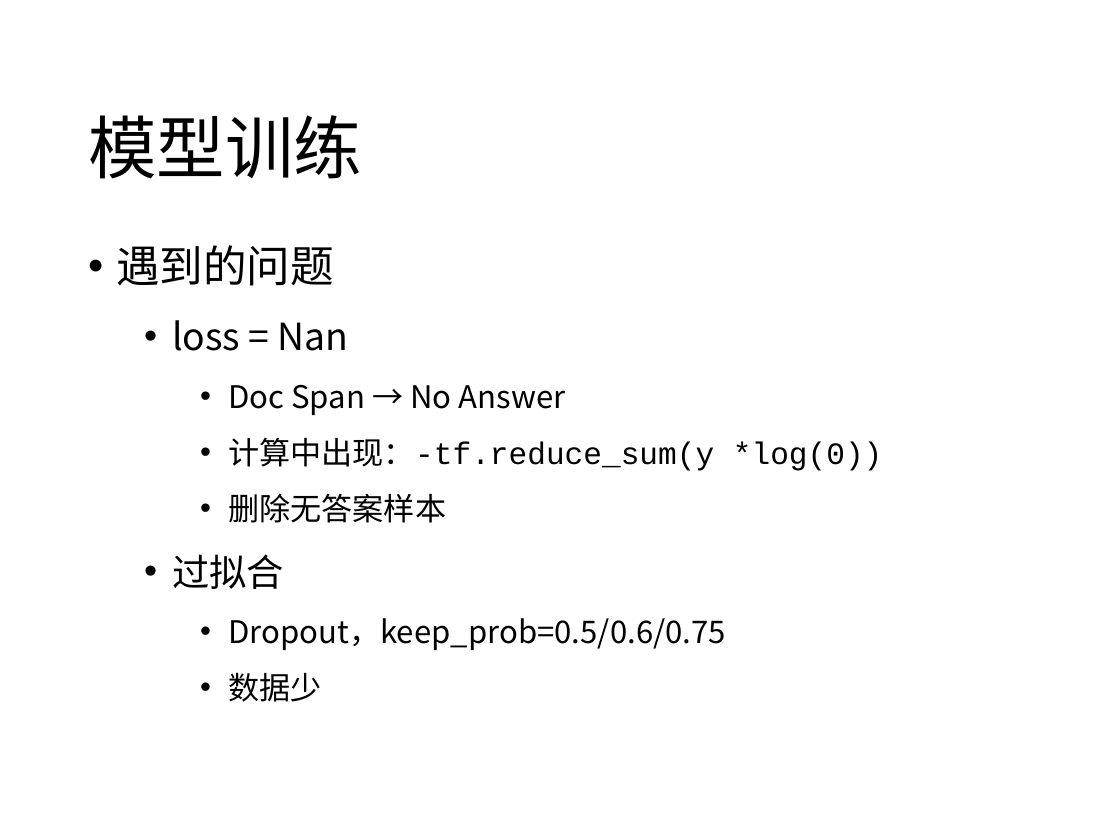
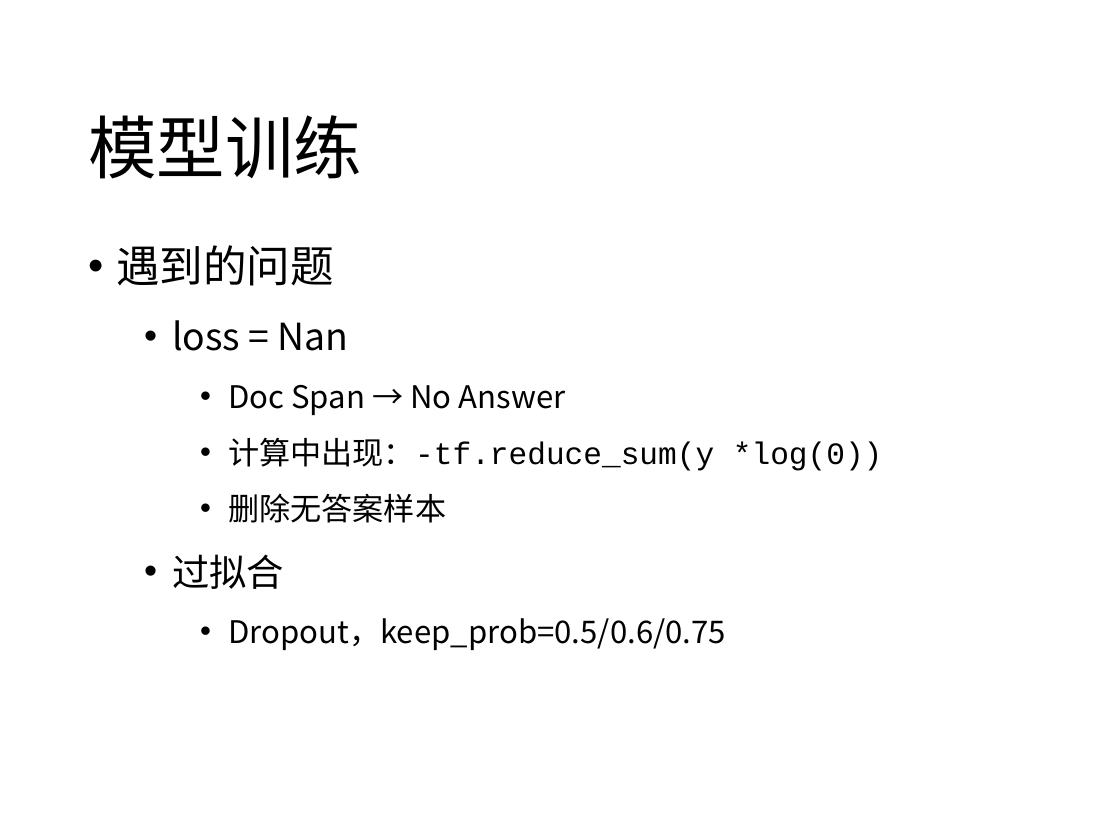
Before and after one commit to iseesaw/MRC, a slide deck: slide 11 of 0424.pptx. Drawn at 1120x840 pixels with LibreOffice and Linux fonts; fonts in the diff are those of the drawing. Boxes give left, top, right and bottom in pixels: in the first picture for what was removed or moved away, otherwise in the second. Text is boxed around its words. In the diff, an @@ line names an element or a change of style, - is before the commit and + after.

Commit message:
update ppt

```diff
--- a/0424.pptx
+++ b/0424.pptx
@@ text at bbox=[228, 672, 321, 702]: paragraph removed @@
-    • 数据少
```
Also in this commit, not shown: 2 other slides changed.
